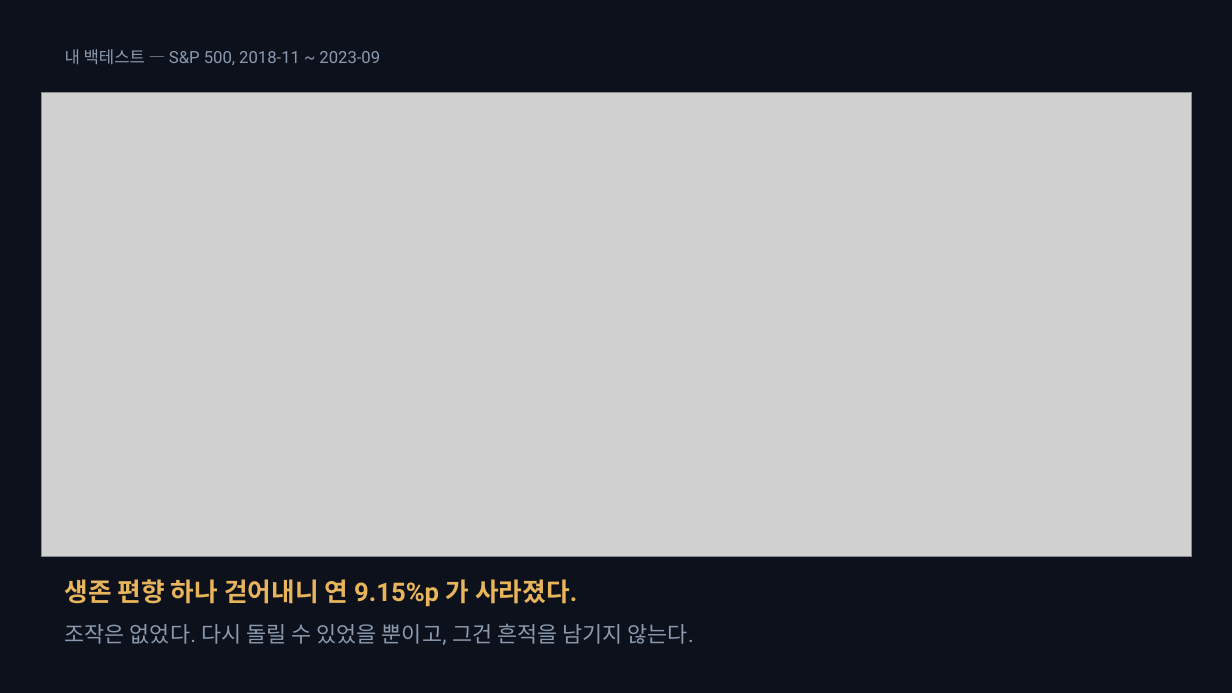
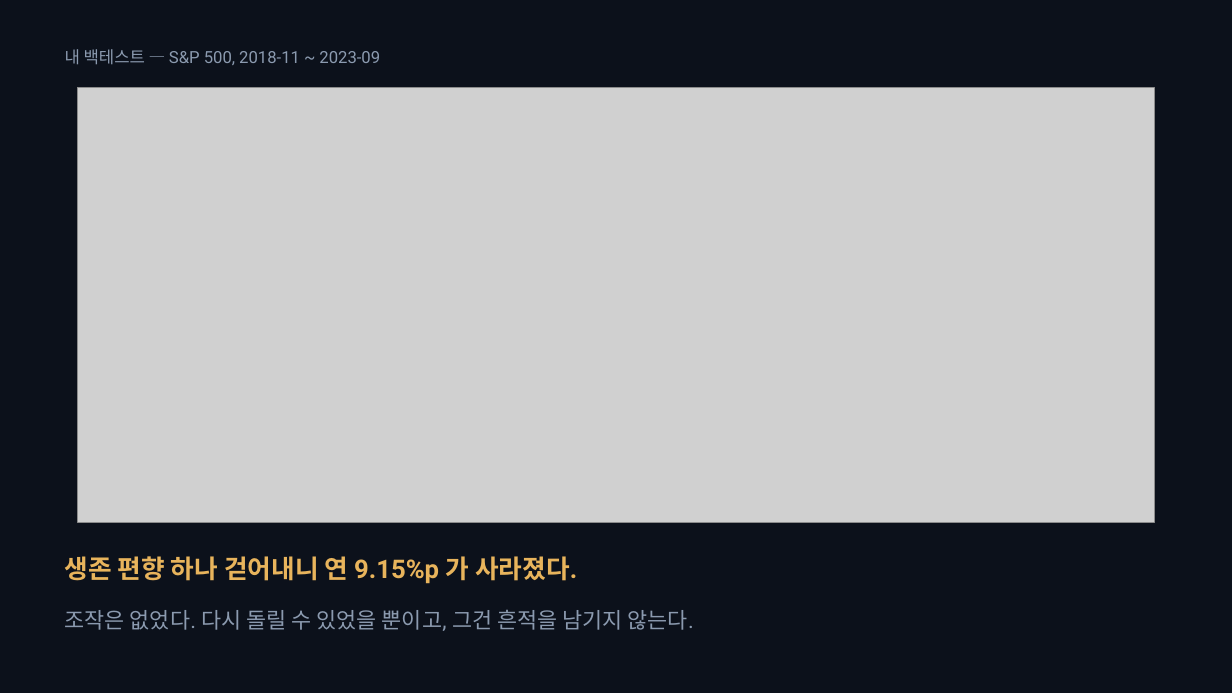
Before and after one commit to SeoDongOk/proof-of-track-record, a slide deck: slide 3 of deck/proof-of-track-record.pptx. Drawn at 1232x693 pixels with LibreOffice and Linux fonts; fonts in the diff are those of the drawing; grey boxes stand for pictures. Boxes give left, top, right and bottom in pixels: in the first picture for what was removed or moved away, otherwise in the second. Text is boxed around its words. In the diff, an @@ line names an element or a change of style, - is before the commit and + after.

```diff
--- a/deck/proof-of-track-record.pptx
+++ b/deck/proof-of-track-record.pptx
@@ picture: place and size @@
-picture at box(42, 92, 1192, 556)
+picture at box(78, 88, 1155, 522)
@@ text "생존 편향 하나 걷어내니 연 ...": place and size @@
-text "생존 편향 하나 걷어내니 연 ..." at box(65, 579, 577, 607)
+text "생존 편향 하나 걷어내니 연 ..." at box(65, 556, 577, 584)
@@ text "조작은 없었다. 다시 돌릴 수 ...": place and size @@
-text "조작은 없었다. 다시 돌릴 수 ..." at box(65, 624, 694, 645)
+text "조작은 없었다. 다시 돌릴 수 ..." at box(65, 610, 694, 631)
```
Also in this commit, not shown: 3 other files.
